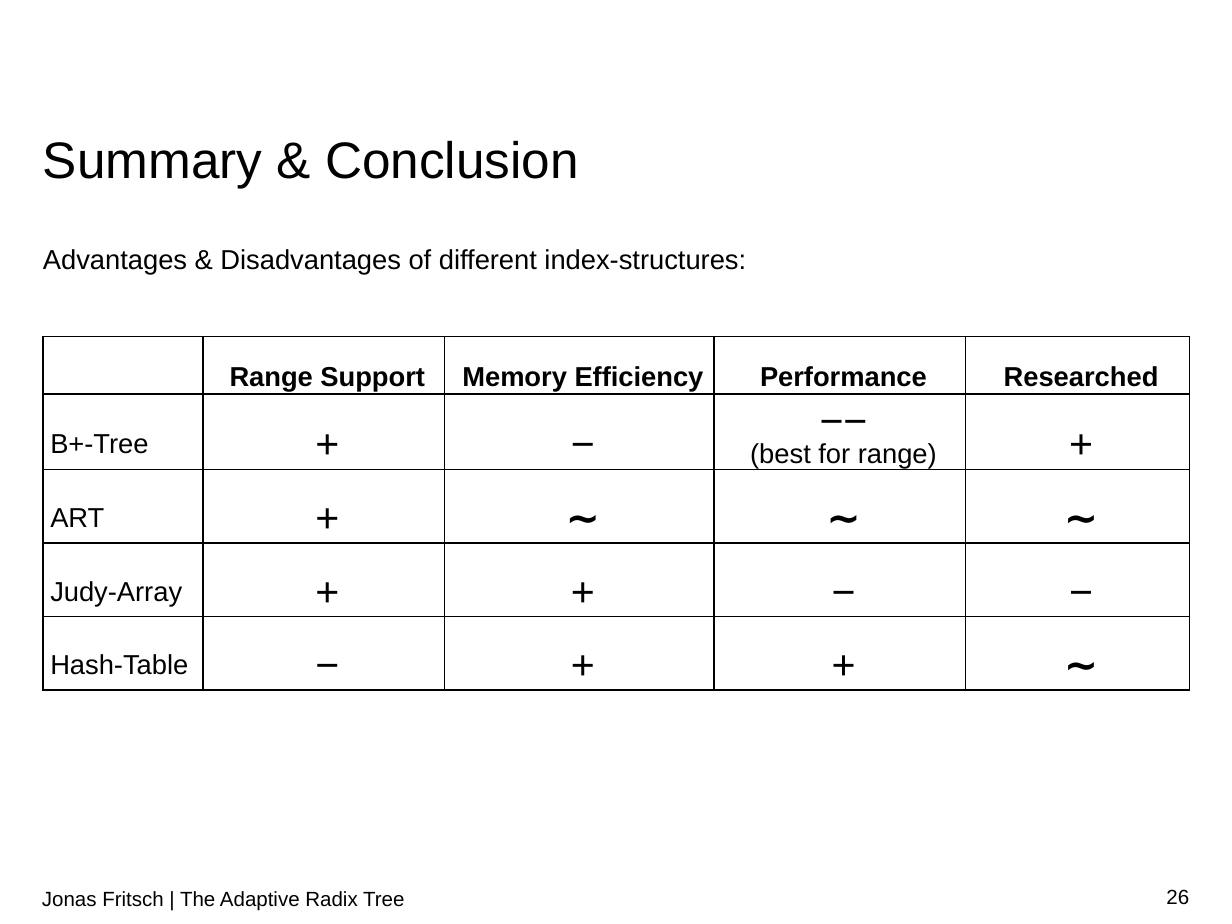
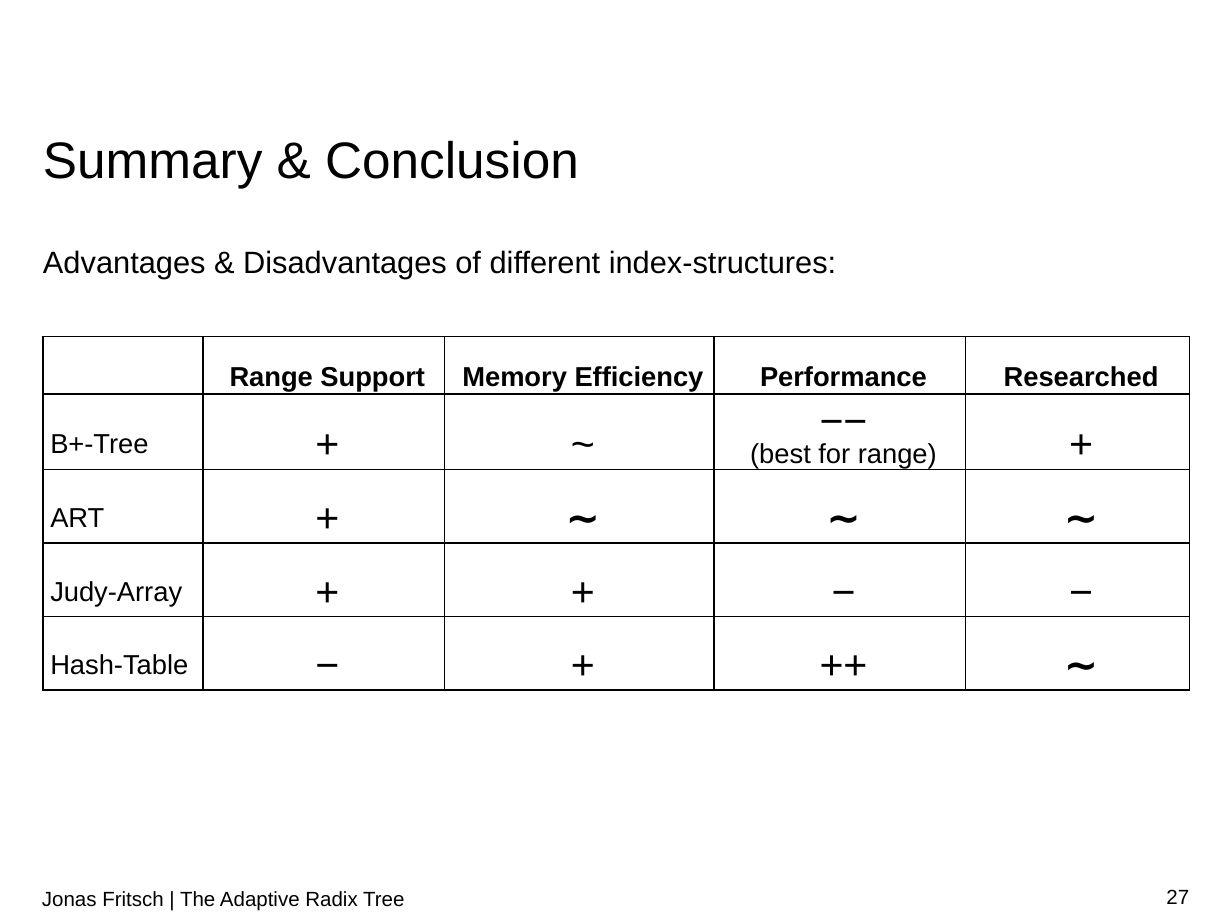
Before and after one commit to atalantus/The-Adaptive-Radix-Tree, a slide deck: slide 27 of Presentation/The Adaptive Radix Tree.pptx (slide 26 before the commit). Drawn at 1232x924 pixels with LibreOffice and Linux fonts; fonts in the diff are those of the drawing; background and template pictures are left out. Boxes give left, top, right and bottom in pixels: in the first picture for what was removed or moved away, otherwise in the second. Text is boxed around its words. In the diff, an @@ line names an element or a change of style, - is before the commit and + after.

```diff
--- a/Presentation/The Adaptive Radix Tree.pptx
+++ b/Presentation/The Adaptive Radix Tree.pptx
@@ text "Advantages & Disadvantages of different ..." at box(43, 250, 836, 278): size 16 to 18 pt @@
@@ table at box(43, 336, 1190, 690) @@
-row 2, column 3: −
+row 2, column 3: ~
-row 5, column 4: +
+row 5, column 4: ++
@@ page number at box(1166, 889, 1189, 904): text changed @@
-26
+27
```
Also in this commit, not shown: 1 other slide changed, 22 slides removed, 1 other file.
